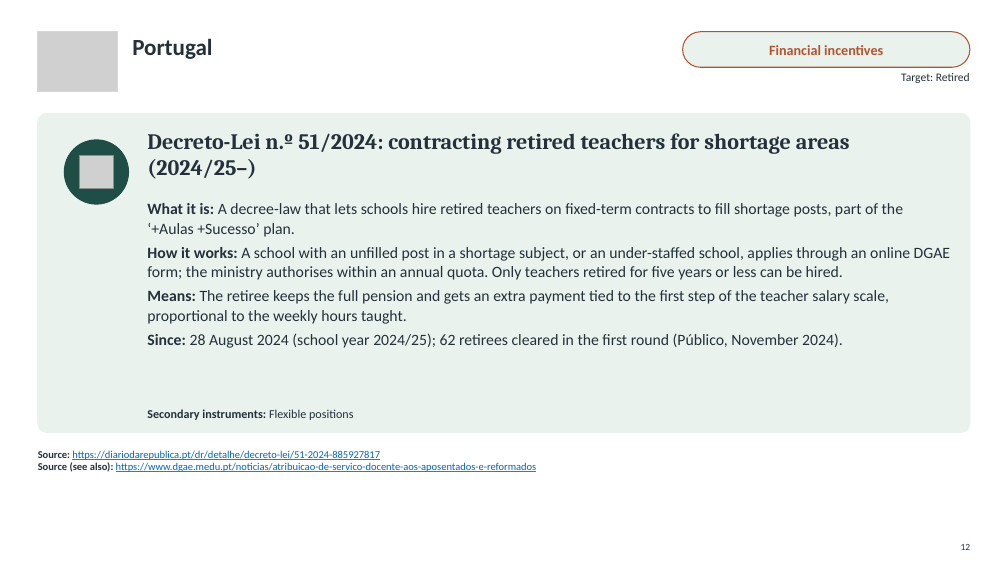
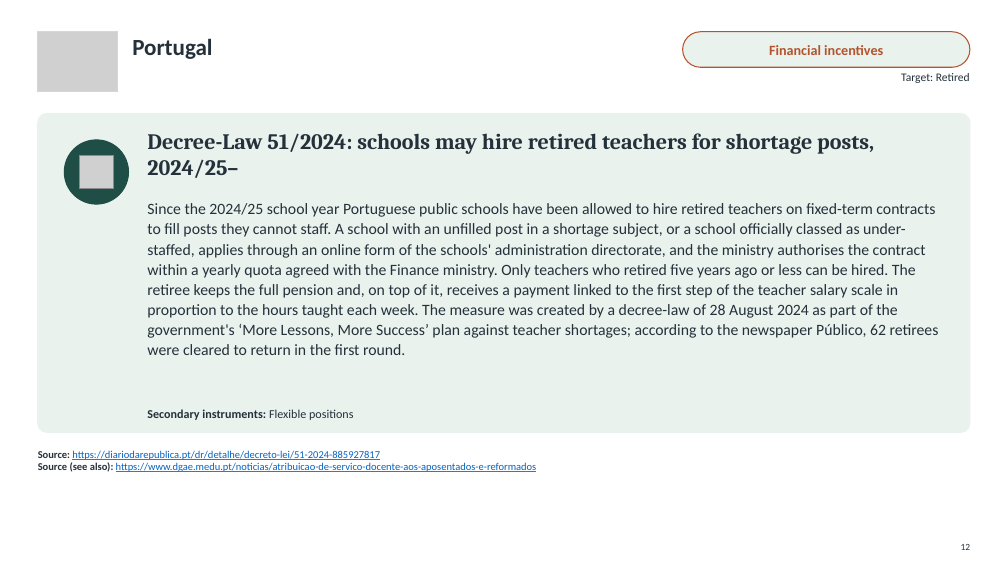
Before and after one commit to jedr1-ship-it/Alternative-Pathways----Quant, a slide deck: slide 12 of policies/Re-attracting_Former_Teachers.pptx. Drawn at 1008x567 pixels with LibreOffice and Linux fonts; fonts in the diff are those of the drawing; grey boxes stand for pictures. Boxes give left, top, right and bottom in pixels: in the first picture for what was removed or moved away, otherwise in the second. Text is boxed around its words. In the diff, an @@ line names an element or a change of style, - is before the commit and + after.

```diff
--- a/policies/Re-attracting_Former_Teachers.pptx
+++ b/policies/Re-attracting_Former_Teachers.pptx
@@ text at bbox=[147, 133, 874, 178]: text changed @@
-Decreto-Lei n.º 51/2024: contracting retired teachers for shortage areas (2024/25–)
+Decree-Law 51/2024: schools may hire retired teachers for shortage posts, 2024/25–
@@ text at bbox=[147, 203, 939, 355]: text changed @@
-What it is: A decree-law that lets schools hire retired teachers on fixed-term contracts to fill shortage posts, part of the ‘+Aulas +Sucesso’ plan.
-How it works: A school with an unfilled post in a shortage subject, or an under-staffed school, applies through an online DGAE form; the ministry authorises within an annual quota. Only teachers retired for five years or less can be hired.
-Means: The retiree keeps the full pension and gets an extra payment tied to the first step of the teacher salary scale, proportional to the weekly hours taught.
-Since: 28 August 2024 (school year 2024/25); 62 retirees cleared in the first round (Público, November 2024).
+Since the 2024/25 school year Portuguese public schools have been allowed to hire retired teachers on fixed-term contracts to fill posts they cannot staff. A school with an unfilled post in a shortage subject, or a school officially classed as under-staffed, applies through an online form of the schools' administration directorate, and the ministry authorises the contract within a yearly quota agreed with the Finance ministry. Only teachers who retired five years ago or less can be hired. The retiree keeps the full pension and, on top of it, receives a payment linked to the first step of the teacher salary scale in proportion to the hours taught each week. The measure was created by a decree-law of 28 August 2024 as part of the government's ‘More Lessons, More Success’ plan against teacher shortages; according to the newspaper Público, 62 retirees were cleared to return in the first round.
```
Also in this commit, not shown: 17 other slides changed, 4 other files.
